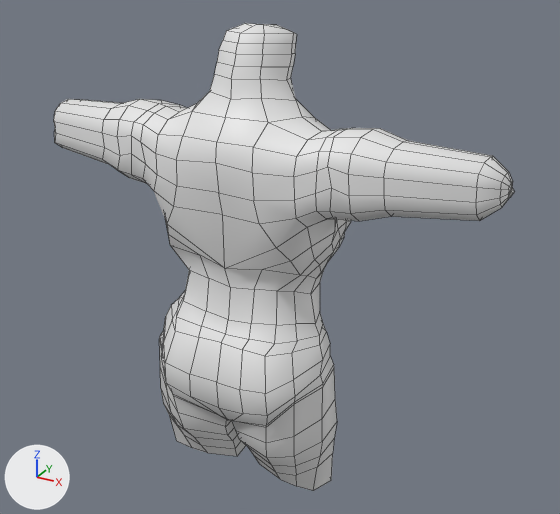
An edit to the FBX model Assets/Models/LowPolyTorso.fbx, drawn before and after from the same camera.
Camera for both pictures: a camera (50 mm lens) standing at (2.4, -4.01, 3.59) and looking at (0.13, 0.1, 1.54). Lighting does not change. The marker at lower left points along +X, +Y and +Z. The older version comes first. Mesh edges are drawn as thin lines.

Script lines for the objects in view, before the commit:
```python
me_mesh_004 = bpy.data.meshes.new('Mesh.004')
me_mesh_004.from_pydata(...)  # 746 vertices, 754 faces; spans x -1.59..1.59, y -0.53..0.54, z -0.03..3.02
me_mesh_004.materials.append(mat_openpbr_shader1)  # white #e7e7e7
ob_lowpoly_001 = bpy.data.objects.new('LowPoly.001', me_mesh_004)
ob_lowpoly_001.location = (0.0, 0.0, 0.0)
```
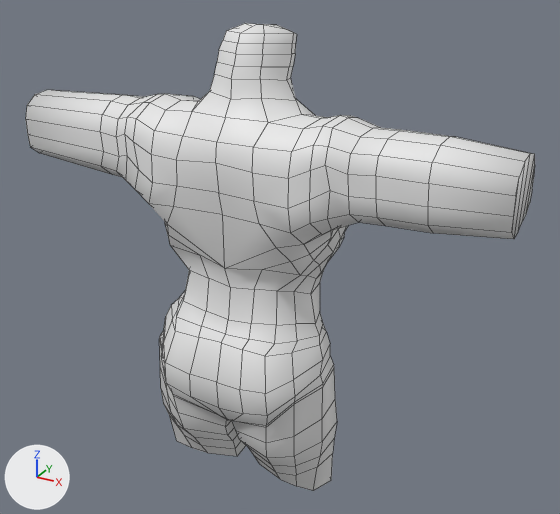
Scene script edits in JSON lines:
```json
{"block": "me_mesh_004", "where": "# used by ob_lowpoly_001; location = (0.0, 0.0, 0.0)"}
{"op": "remove", "block": "me_mesh_004", "code": "me_mesh_004.from_pydata(...)  # 746 vertices, 754 faces; spans x -1.59..1.59, y -0.53..0.54, z -0.03..3.02"}
{"op": "add", "block": "me_mesh_004", "code": "me_mesh_004.from_pydata(...)  # 733 vertices, 734 faces; spans x -1.66..1.66, y -0.53..0.54, z -0.03..3.02"}
{"block": "me_mesh_004", "change": "me_mesh_004 part 1"}
{"block": "me_mesh_004", "change": "21 vertices are removed from x 1.55..1.59, y -0.1..0.08, z 2.18..2.32"}
{"block": "me_mesh_004", "change": "39 faces are deleted"}
{"block": "me_mesh_004", "change": "94 vertices move from x 0.34..1.58, y -0.37..0.2, z 1.82..2.53 to x 0.33..1.66, y -0.44..0.27, z 1.77..2.57"}
{"block": "me_mesh_004", "change": "8 vertices are added at x 1.66, y -0.25..0.17, z 2.06..2.38"}
{"block": "me_mesh_004", "change": "19 new faces join them"}
{"block": "me_mesh_004", "change": "me_mesh_004 part 2"}
{"block": "me_mesh_004", "change": "87 vertices move from x -1.5..-0.34, y -0.37..0.2, z 1.82..2.53 to x -1.66..-0.33, y -0.44..0.27, z 1.77..2.57"}
```

Boxes [x1, y1, x2, y2] around the edits, measured in the pictures (560 x 514 px; the box of a moved part takes in the faces that stretch with it):
```json
{"object": "LowPoly.001", "change": "reshaped", "before": [54, 23, 515, 491], "after": [26, 23, 535, 491], "on screen": "10% wider"}
{"part": 1, "of": "me_mesh_004", "change": "moved or reshaped", "before": [252, 98, 515, 275], "after": [252, 98, 535, 275]}
{"part": 2, "of": "me_mesh_004", "change": "moved or reshaped", "before": [54, 93, 208, 237], "after": [26, 90, 208, 239]}
```
